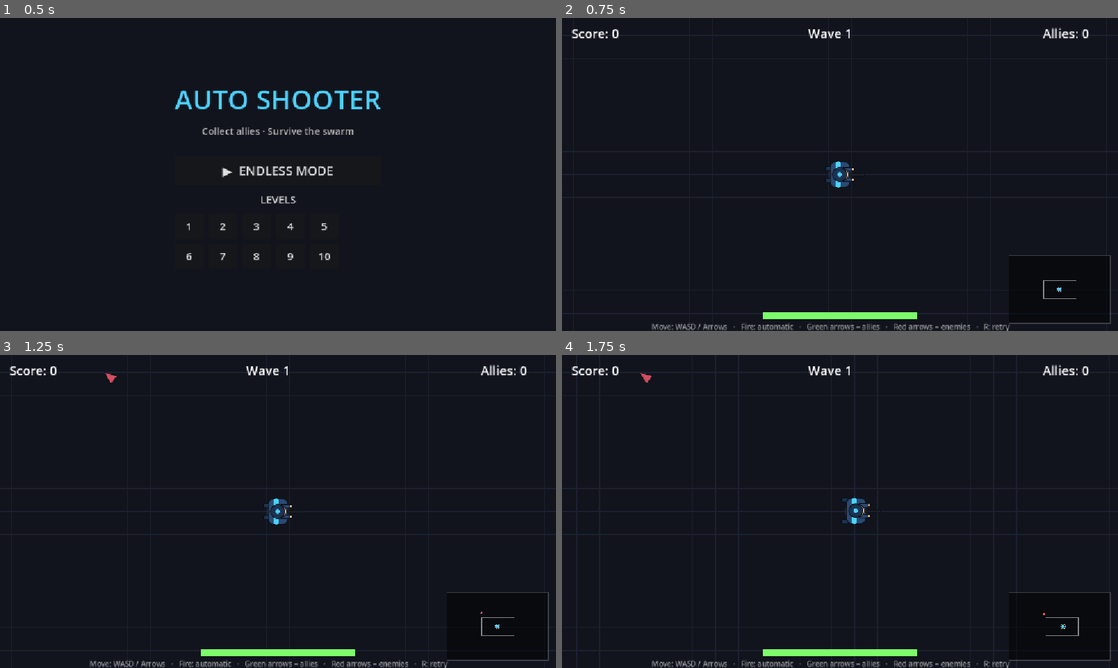
Above: before the commit, frames 1-4 (two rows, left to right).
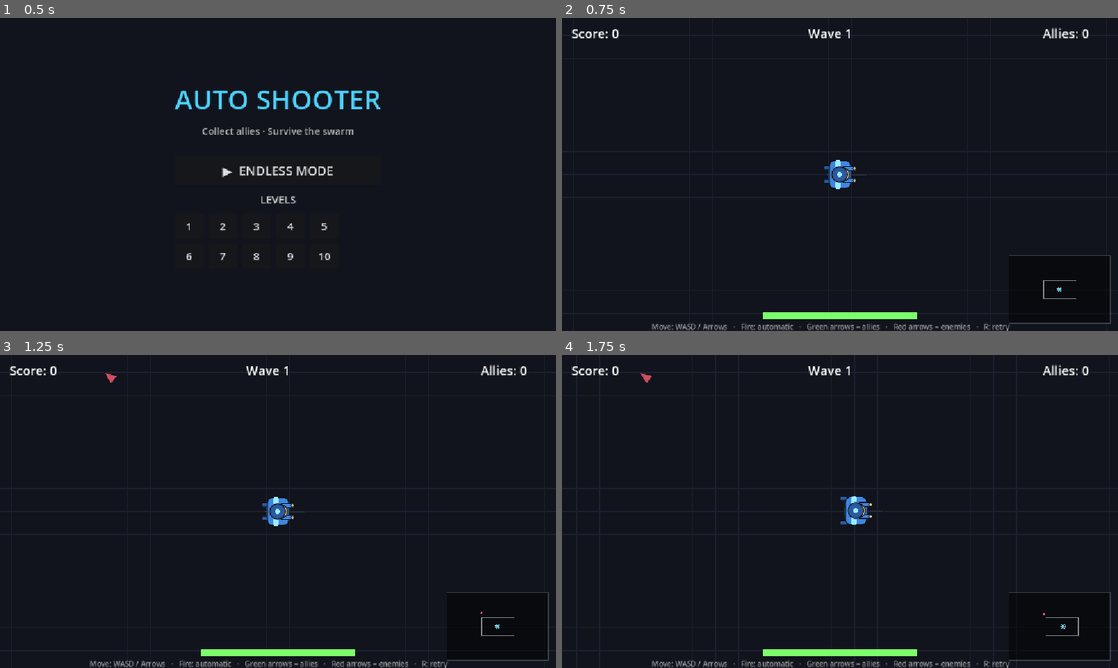
Above: after the commit, the same moments.

Repository: FaizHabibKhan/autoshooter
Game: Godot game, scene res://scenes/Menu.tscn
Two runs of this game, one before a commit and one after it. Both use one fixed random seed, a clock stepped at 60 frames per second and the inputs below.
Inputs:
- Up to frame 1 (0.5 s): no input
- Up to frame 2 (0.75 s): click "▶ ENDLESS MODE" at 0.5 s
- Up to frame 3 (1.25 s): no input
- Up to frame 4 (1.75 s): tap Enter at 1.25, 1.35 s; hold D (move_right) from 1.28 s (still down); tap Space at 1.52 s

Frame 1 is identical in both runs. In frame 2, 0.4% of the frame differs, in the area x 47-55%, y 45-55%; in frame 3, 0.4%; in frame 4, 0.4%, in the area x 50-58%, y 45-55%.

Commit message:
added fixed characters

Diff:
--- a/scripts/ally.gd
+++ b/scripts/ally.gd
@@ -103,6 +103,6 @@
 		draw_circle(Vector2.ZERO, Config.ALLY_COLLECT_RADIUS, Color(Config.COL_ALLY_UNCOLLECTED, 0.06 + 0.06 * p))
 		draw_arc(Vector2.ZERO, Config.ALLY_COLLECT_RADIUS, 0.0, TAU, 40, Color(Config.COL_ALLY_UNCOLLECTED, 0.30 + 0.2 * p), 2.0, true)
 	else:
-		# Soft green aura + drop shadow while following.
-		draw_circle(Vector2.ZERO, body_radius + 5.0, Color(Config.COL_ALLY, 0.12))
+		# Green team glow + drop shadow while following.
+		draw_circle(Vector2.ZERO, body_radius + 8.0, Color(Config.COL_ALLY, 0.20))
 		draw_circle(Vector2(0, body_radius * 0.5), body_radius * 0.85, Color(0, 0, 0, 0.20))
--- a/scripts/config.gd
+++ b/scripts/config.gd
@@ -84,9 +84,9 @@
 
 # --- Sprites -----------------------------------------------------------------
 # On-screen scale for the 128px character frames. Tune to taste.
-const PLAYER_SPRITE_SCALE := 0.85
-const ALLY_SPRITE_SCALE := 0.72
-const ENEMY_SPRITE_SCALE := 0.82
+const PLAYER_SPRITE_SCALE := 0.95
+const ALLY_SPRITE_SCALE := 0.80
+const ENEMY_SPRITE_SCALE := 0.90
 
 # --- Off-screen indicators ---------------------------------------------------
 const INDICATOR_MARGIN := 46.0         # inset from the screen edge for arrows
--- a/scripts/enemy.gd
+++ b/scripts/enemy.gd
@@ -113,5 +113,6 @@
 	get_tree().create_timer(0.55).timeout.connect(queue_free)
 
 func _draw() -> void:
-	# Just a soft drop shadow; the sprite is the body now.
+	# Red threat glow + soft drop shadow under the sprite.
+	draw_circle(Vector2.ZERO, body_radius + 7.0, Color(Config.COL_ENEMY, 0.16))
 	draw_circle(Vector2(0, body_radius * 0.5), body_radius * 0.85, Color(0, 0, 0, 0.22))
--- a/scripts/player.gd
+++ b/scripts/player.gd
@@ -96,6 +96,6 @@
 	EventBus.player_died.emit()
 
 func _draw() -> void:
-	# Soft aura + drop shadow under the sprite for depth.
-	draw_circle(Vector2.ZERO, body_radius + 7.0, Color(Config.COL_PLAYER, 0.10))
+	# Team-colored glow + drop shadow so the hero always pops off the floor.
+	draw_circle(Vector2.ZERO, body_radius + 10.0, Color(Config.COL_PLAYER, 0.20))
 	draw_circle(Vector2(0, body_radius * 0.5), body_radius * 0.9, Color(0, 0, 0, 0.22))
Binary file changed: art/ally_death.png
Binary file changed: art/ally_walk.png
Binary file changed: art/player_death.png
Binary file changed: art/player_walk.png
Binary file changed: art/zombie_death.png
Binary file changed: art/zombie_walk.png
Not shown, changed: tools/make_sprites.py
